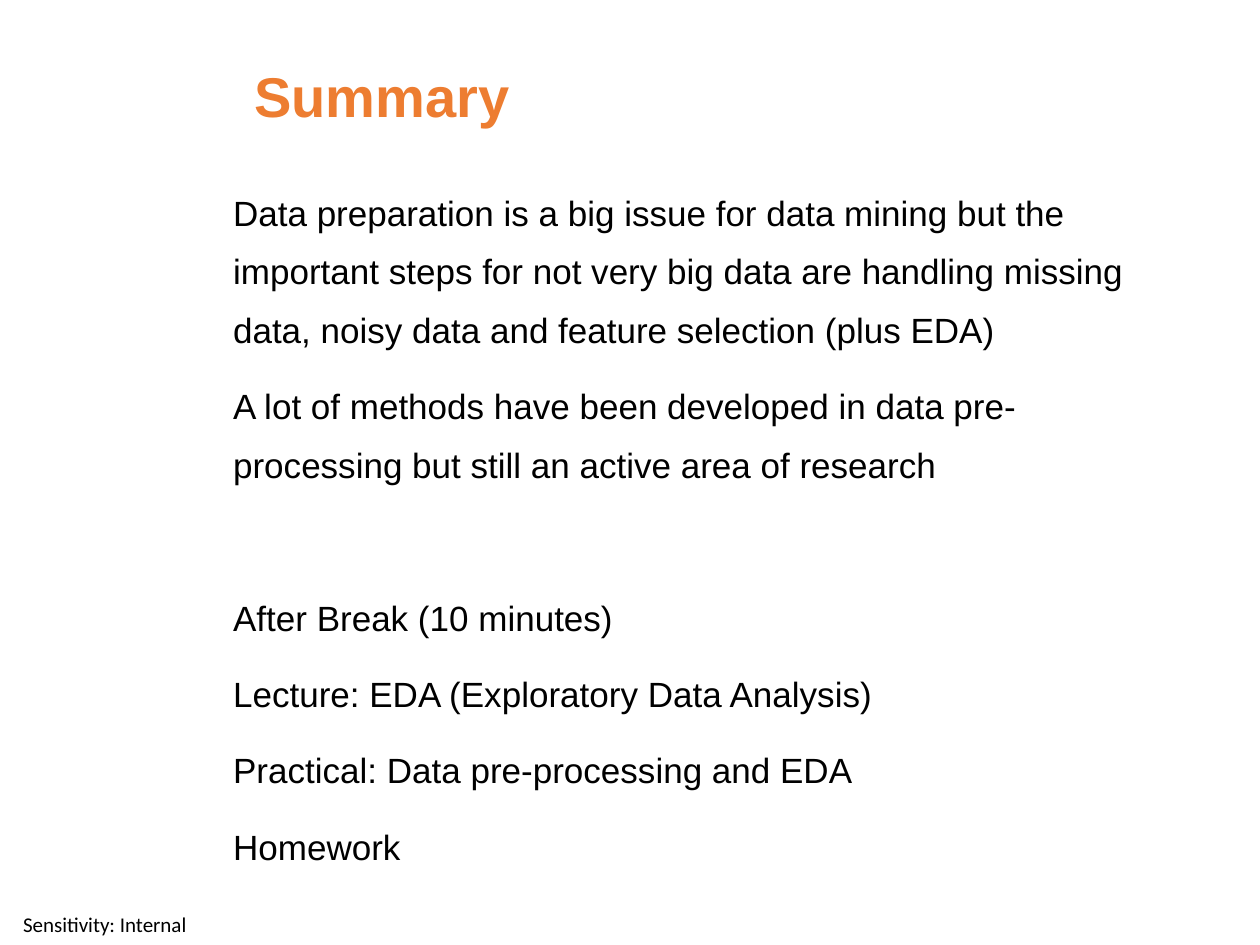
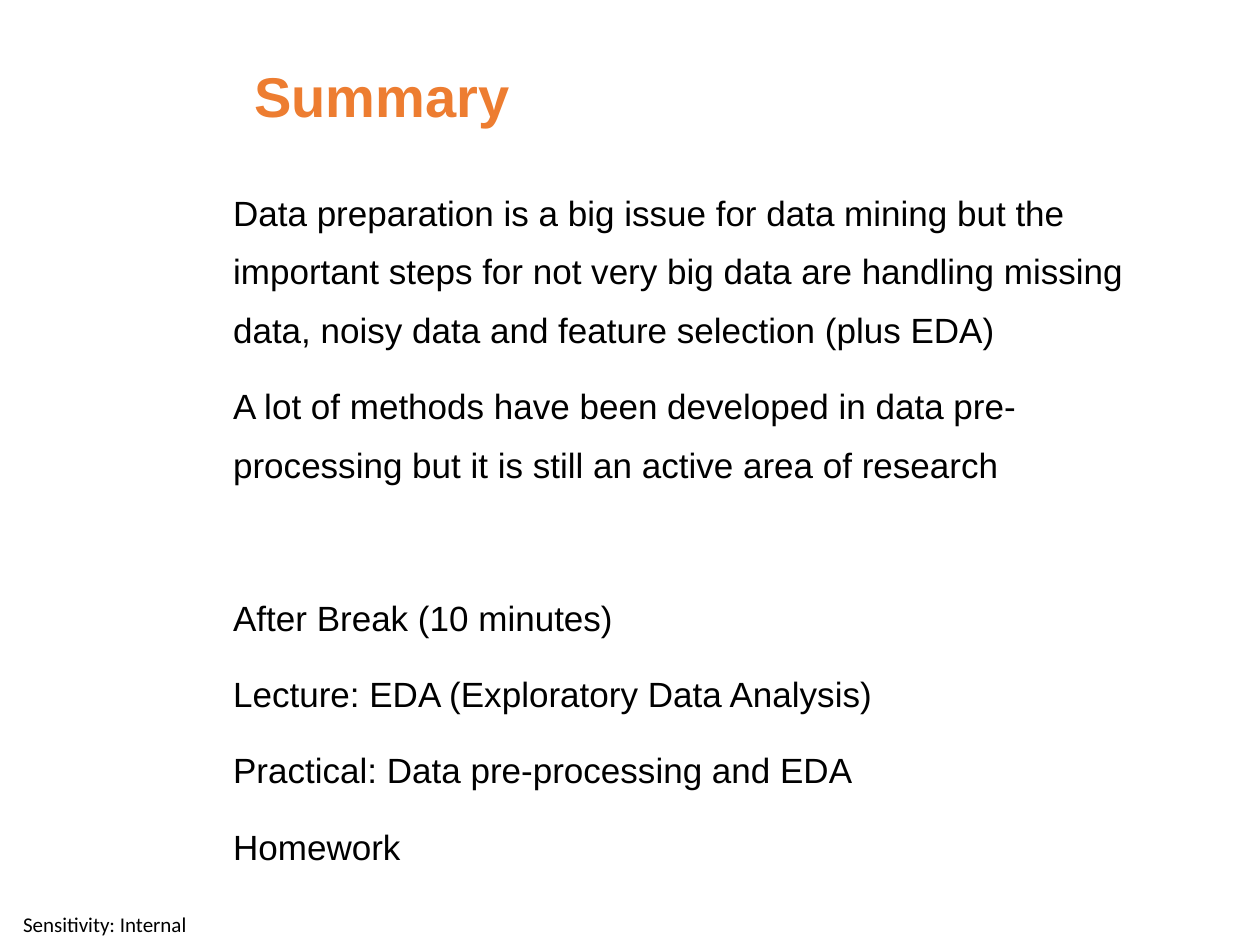
Before and after one commit to ctsallis/frontiers_in_ai_and_data_science, a slide deck: slide 35 of content/Lectures/Semester 1/Week 2/1 Lecture/1.2 Data Preprocessing (Lecture).pptx. Drawn at 1260x945 pixels with LibreOffice and Linux fonts; fonts in the diff are those of the drawing; background and template pictures are left out. Boxes give left, top, right and bottom in pixels: in the first picture for what was removed or moved away, otherwise in the second. Text is boxed around its words. In the diff, an @@ line names an element or a change of style, - is before the commit and + after.

```diff
--- a/content/Lectures/Semester 1/Week 2/1 Lecture/1.2 Data Preprocessing (Lecture).pptx
+++ b/content/Lectures/Semester 1/Week 2/1 Lecture/1.2 Data Preprocessing (Lecture).pptx
@@ text at (233,393,1015,485): text changed @@
-A lot of methods have been developed in data pre-processing but still an active area of research
+A lot of methods have been developed in data pre-processing but it is still an active area of research
```
Also in this commit, not shown: 3 other slides changed, 2 other files.
